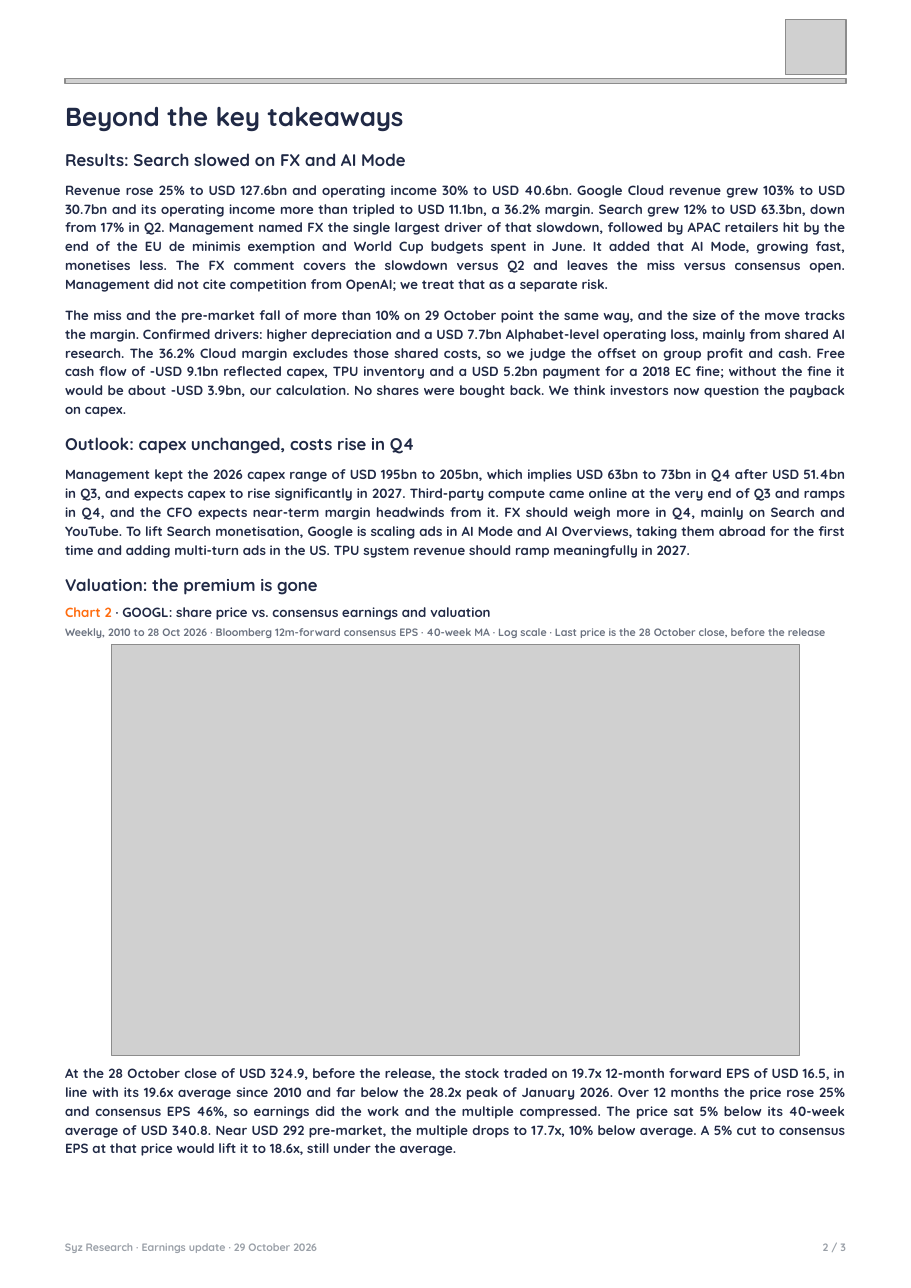
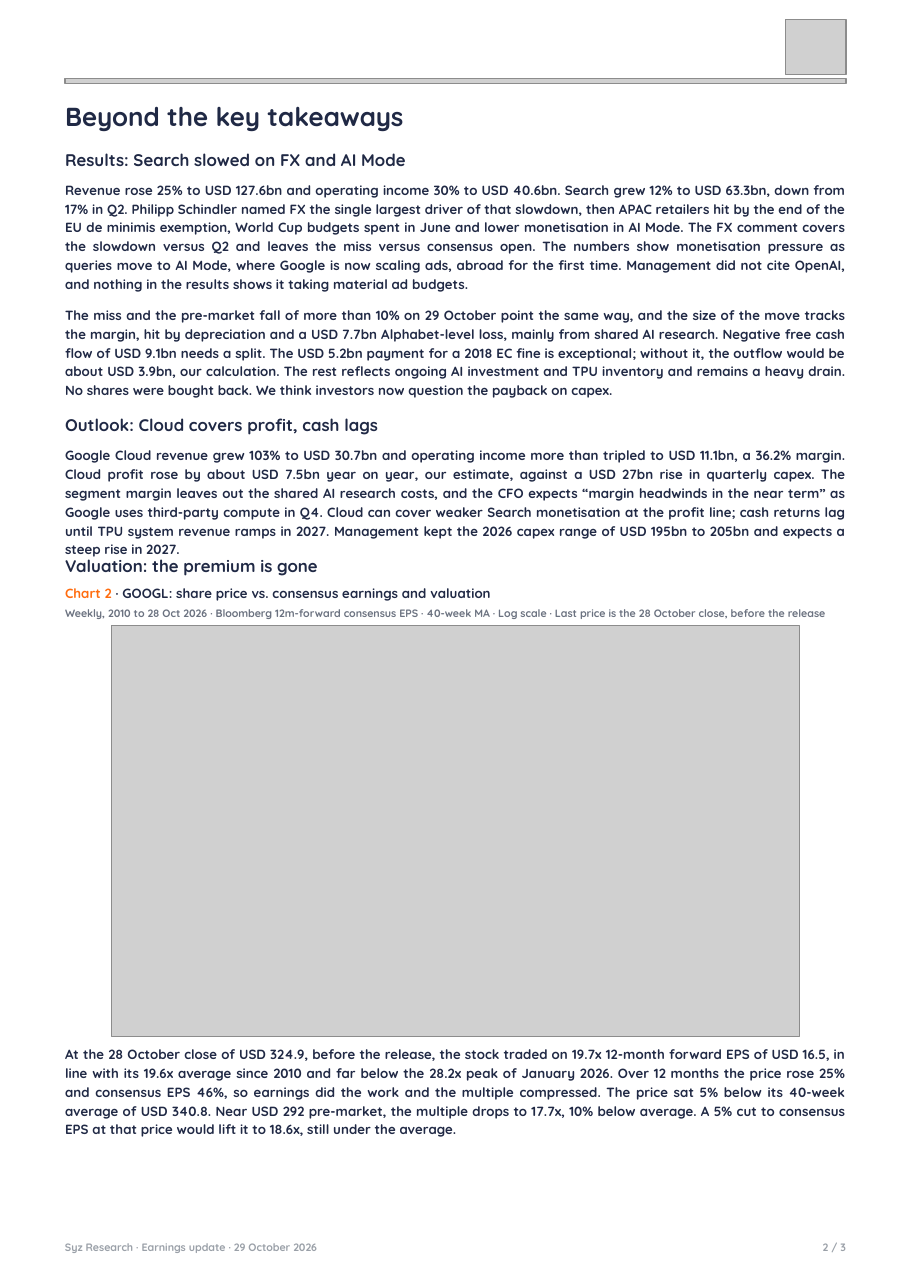
Before and after one commit to jb-db05/syz-earnings, a slide deck: slide 2 of deliverables/GOOGL_Q3_2026/Earnings_Update_GOOGL_Q32026.pptx. Drawn at 911x1288 pixels with LibreOffice and Linux fonts; fonts in the diff are those of the drawing; grey boxes stand for pictures. Boxes give left, top, right and bottom in pixels: in the first picture for what was removed or moved away, otherwise in the second. Text is boxed around its words. In the diff, an @@ line names an element or a change of style, - is before the commit and + after.

```diff
--- a/deliverables/GOOGL_Q3_2026/Earnings_Update_GOOGL_Q32026.pptx
+++ b/deliverables/GOOGL_Q3_2026/Earnings_Update_GOOGL_Q32026.pptx
@@ text at (65,185,845,292): text changed @@
-Revenue rose 25% to USD 127.6bn and operating income 30% to USD 40.6bn. Google Cloud revenue grew 103% to USD 30.7bn and its operating income more than tripled to USD 11.1bn, a 36.2% margin. Search grew 12% to USD 63.3bn, down from 17% in Q2. Management named FX the single largest driver of that slowdown, followed by APAC retailers hit by the end of the EU de minimis exemption and World Cup budgets spent in June. It added that AI Mode, growing fast, monetises less. The FX comment covers the slowdown versus Q2 and leaves the miss versus consensus open. Management did not cite competition from OpenAI; we treat that as a separate risk.
+Revenue rose 25% to USD 127.6bn and operating income 30% to USD 40.6bn. Search grew 12% to USD 63.3bn, down from 17% in Q2. Philipp Schindler named FX the single largest driver of that slowdown, then APAC retailers hit by the end of the EU de minimis exemption, World Cup budgets spent in June and lower monetisation in AI Mode. The FX comment covers the slowdown versus Q2 and leaves the miss versus consensus open. The numbers show monetisation pressure as queries move to AI Mode, where Google is now scaling ads, abroad for the first time. Management did not cite OpenAI, and nothing in the results shows it taking material ad budgets.
@@ text at (65,310,845,398): text changed @@
-The miss and the pre-market fall of more than 10% on 29 October point the same way, and the size of the move tracks the margin. Confirmed drivers: higher depreciation and a USD 7.7bn Alphabet-level operating loss, mainly from shared AI research. The 36.2% Cloud margin excludes those shared costs, so we judge the offset on group profit and cash. Free cash flow of -USD 9.1bn reflected capex, TPU inventory and a USD 5.2bn payment for a 2018 EC fine; without the fine it would be about -USD 3.9bn, our calculation. No shares were bought back. We think investors now question the payback on capex.
+The miss and the pre-market fall of more than 10% on 29 October point the same way, and the size of the move tracks the margin, hit by depreciation and a USD 7.7bn Alphabet-level loss, mainly from shared AI research. Negative free cash flow of USD 9.1bn needs a split. The USD 5.2bn payment for a 2018 EC fine is exceptional; without it, the outflow would be about USD 3.9bn, our calculation. The rest reflects ongoing AI investment and TPU inventory and remains a heavy drain. No shares were bought back. We think investors now question the payback on capex.
@@ text at (65,418,378,435): text changed @@
-Outlook: capex unchanged, costs rise in Q4
+Outlook: Cloud covers profit, cash lags
@@ text at (65,450,845,539): text changed @@
-Management kept the 2026 capex range of USD 195bn to 205bn, which implies USD 63bn to 73bn in Q4 after USD 51.4bn in Q3, and expects capex to rise significantly in 2027. Third-party compute came online at the very end of Q3 and ramps in Q4, and the CFO expects near-term margin headwinds from it. FX should weigh more in Q4, mainly on Search and YouTube. To lift Search monetisation, Google is scaling ads in AI Mode and AI Overviews, taking them abroad for the first time and adding multi-turn ads in the US. TPU system revenue should ramp meaningfully in 2027.
+Google Cloud revenue grew 103% to USD 30.7bn and operating income more than tripled to USD 11.1bn, a 36.2% margin. Cloud profit rose by about USD 7.5bn year on year, our estimate, against a USD 27bn rise in quarterly capex. The segment margin leaves out the shared AI research costs, and the CFO expects “margin headwinds in the near term” as Google uses third-party compute in Q4. Cloud can cover weaker Search monetisation at the profit line; cash returns lag until TPU system revenue ramps in 2027. Management kept the 2026 capex range of USD 195bn to 205bn and expects a steep rise in 2027.
@@ 4 texts, 1 picture: place and size @@
-4 texts, 1 picture at (65,578,845,1156)
+4 texts, 1 picture at (65,554,845,1137)
```
Also in this commit, not shown: 1 other slide changed, 4 other files.
